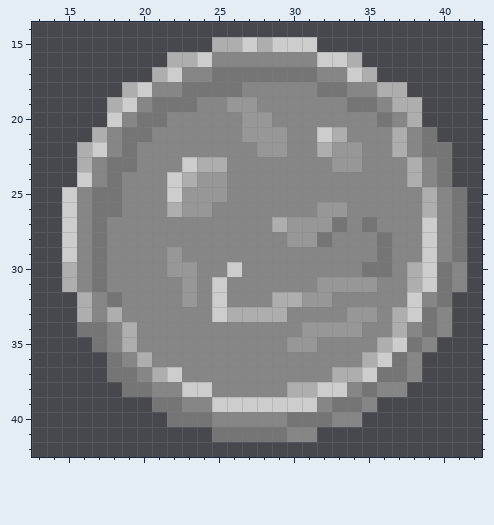
Sprite sheet: assets/2x/Seals.png. Above is the file before it was changed.
The file is 142x190 pixels, drawn in blocks of 2x2; one block is one cell here. Colours within 5 levels of each other are drawn and written as one. Shown: x 13..42, y 14..42.
New version:
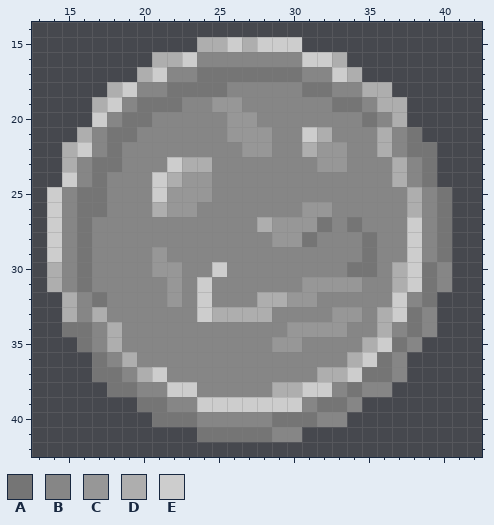
Palette (. is transparent): A #757575  B #868686  C #979797  D #aeaeae  E #cdcdcd
Changes in this commit:
Changed rows in their new state; - is an unchanged pixel.
first column x 14:
15 ----------D-EDE--.----------
16 -------D-EB------E-D.-------
17 ------DEB-A------B-ED.------
18 ----DEB-A---B----A-B-D-.----
19 ---DEBA--B-C-B-----A-BD-.---
20 ---EBA-B----C-B------ABD.---
21 --DBA-B-----C--B-EDB--DBA.--
22 -DEBAB-------C-B-DC-B-DBA-.-
23 -DBA-B--ED-B------C-B--DBA.-
24 -EBAB--EDC-B-----------DBA.-
25 EBA-B--EC--B------------DBA.
26 EBA-B--DC-B------C-B----DBA.
27 EBAB----------DC--ABAB--EBA.
28 EBAB-----------C-AB--AB-EBA.
29 EBAB---CB------------AB-EBA.
30 DBAB---C-B-EB-------A-BDEAB.
31 DBAB----CBEB-----C---B-DEAB.
32 -DBAB---CBEB--D-C-B----EBA.-
33 -DBDB-----ED---B---C-BDEAB.-
34 -A-BDB----------C---B-DBAB.-
35 --ABDB---------C-B---DEAB.--
36 ---ABDB-------------DEAB.---
37 ---A-BDEB---------D-EA-B.---
38 ----A-B-E-B----D-E-BAB-.----
39 ------A-B-E------BA-B.------
40 -------A--B----A--B-.-------
41 ----------A----B-.----------
Boxes around the changes in both pictures, in picture pixels (x1, y1, x2, y2):
changed: (47, 37, 467, 442)
